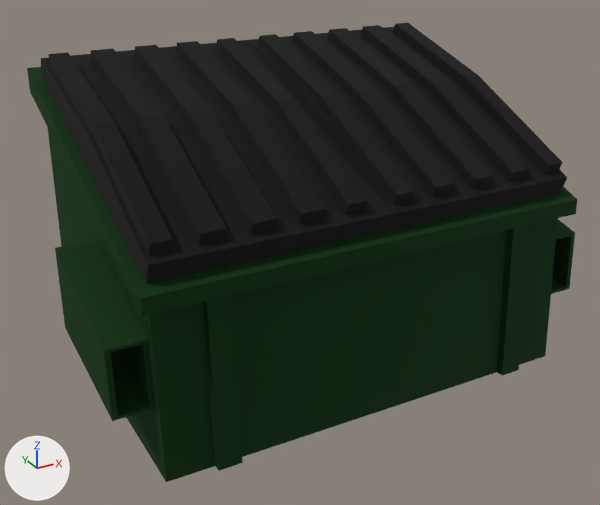
One commit to the FBX model Assets/Models/Dumpster.fbx: the scene before it, then after it.
Both versions are drawn from a 50 mm camera at (14.32, -23.79, 15.52) aimed at (27.1, -0.56, 3.91). The lights are fixed; the arrows at lower left show +X, +Y and +Z. Where no turn or scale is listed for an object, it has been applied to the vertices.

Objects in the first picture: 'Dumpster'.
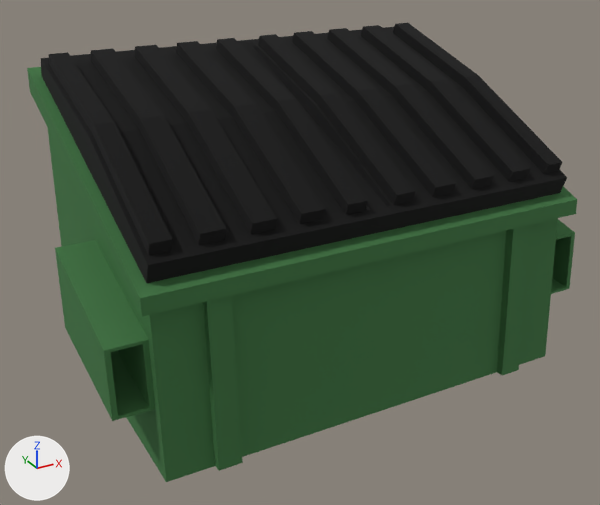
Where the newer file only moved an object's origin or applied its transform, the numbers keep the older frame.

Where the change shows, as pixel boxes (x1, y1, x2, y2) in the pictures (600 x 505 px):
'Dumpster', recoloured
    both: (27, 64, 577, 482)

The change in detail:
Material 'Dumpster' (mat_dumpster) changes colour from dark green #1a421c to green #548c57; in linear values from (0.0103, 0.055, 0.0118) to (0.0886, 0.262, 0.0943).
